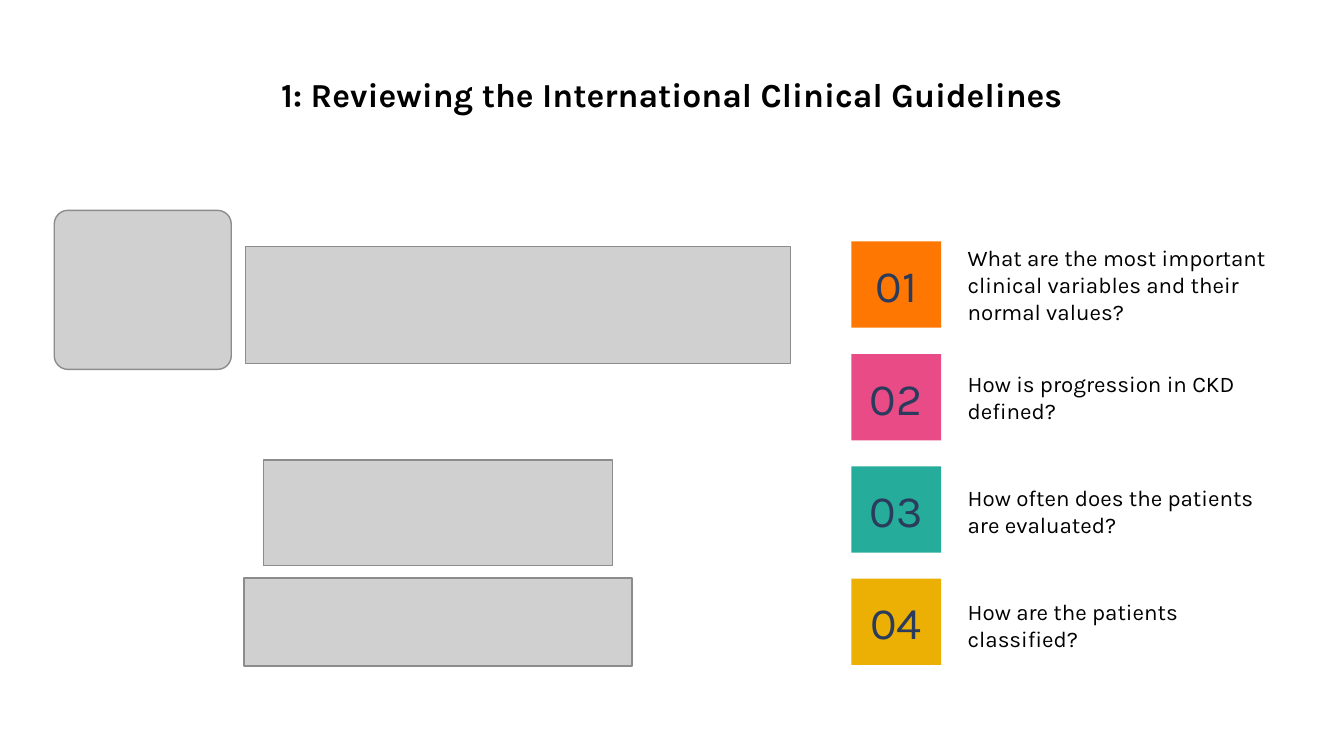
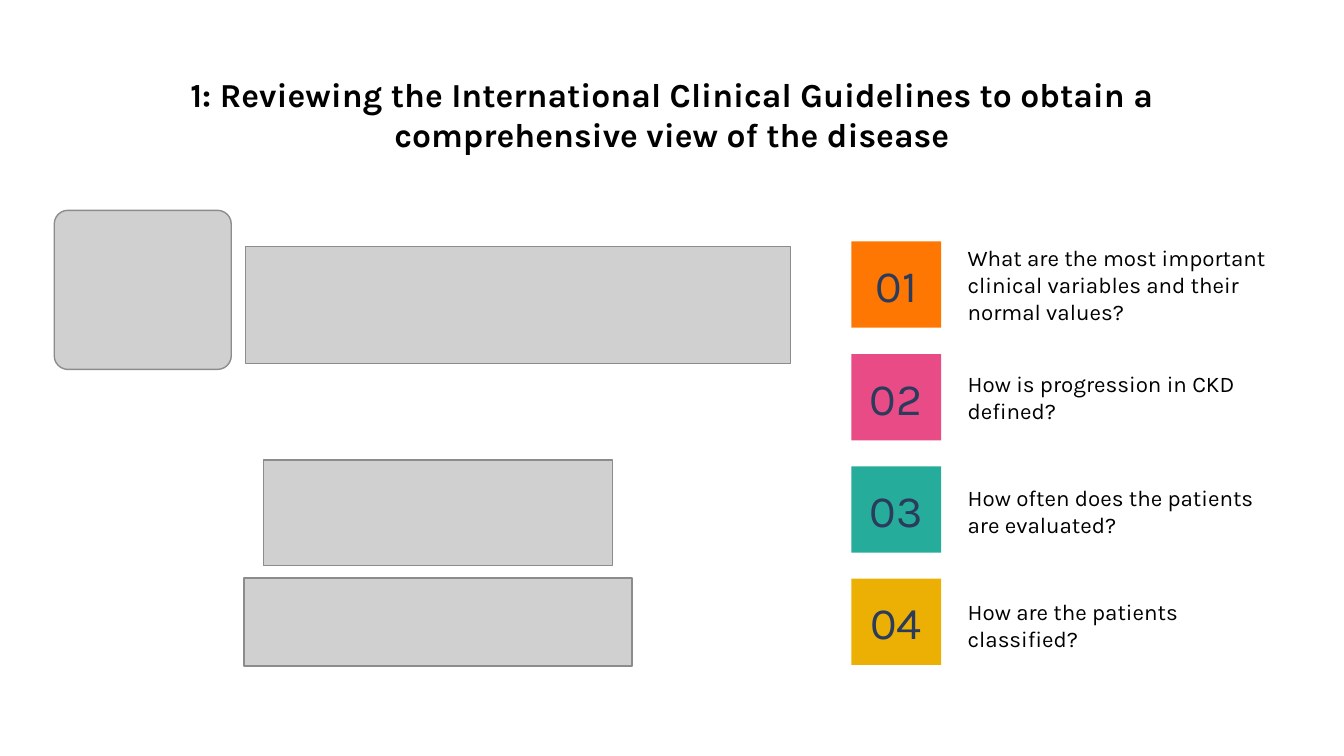
Before and after one commit to insomnium098/ChronicKidneyDiseaseChallenge, a slide deck: slide 8 of Slides.pptx. Drawn at 1344x756 pixels with LibreOffice and Linux fonts; fonts in the diff are those of the drawing; grey boxes stand for pictures. Boxes give left, top, right and bottom in pixels: in the first picture for what was removed or moved away, otherwise in the second. Text is boxed around its words. In the diff, an @@ line names an element or a change of style, - is before the commit and + after.

```diff
--- a/Slides.pptx
+++ b/Slides.pptx
@@ title at <box>190,83,1153,155</box>: text changed @@
-1: Reviewing the International Clinical Guidelines
+1: Reviewing the International Clinical Guidelines to obtain a comprehensive view of the disease
```
Also in this commit, not shown: 8 other slides changed.
